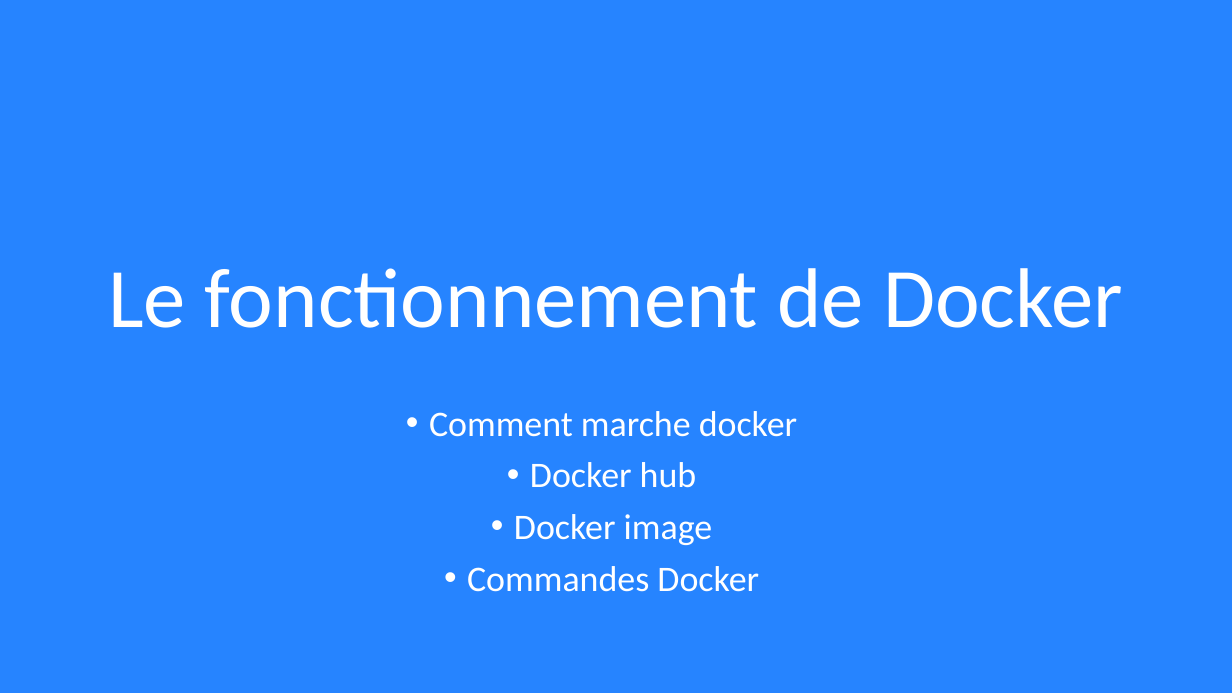
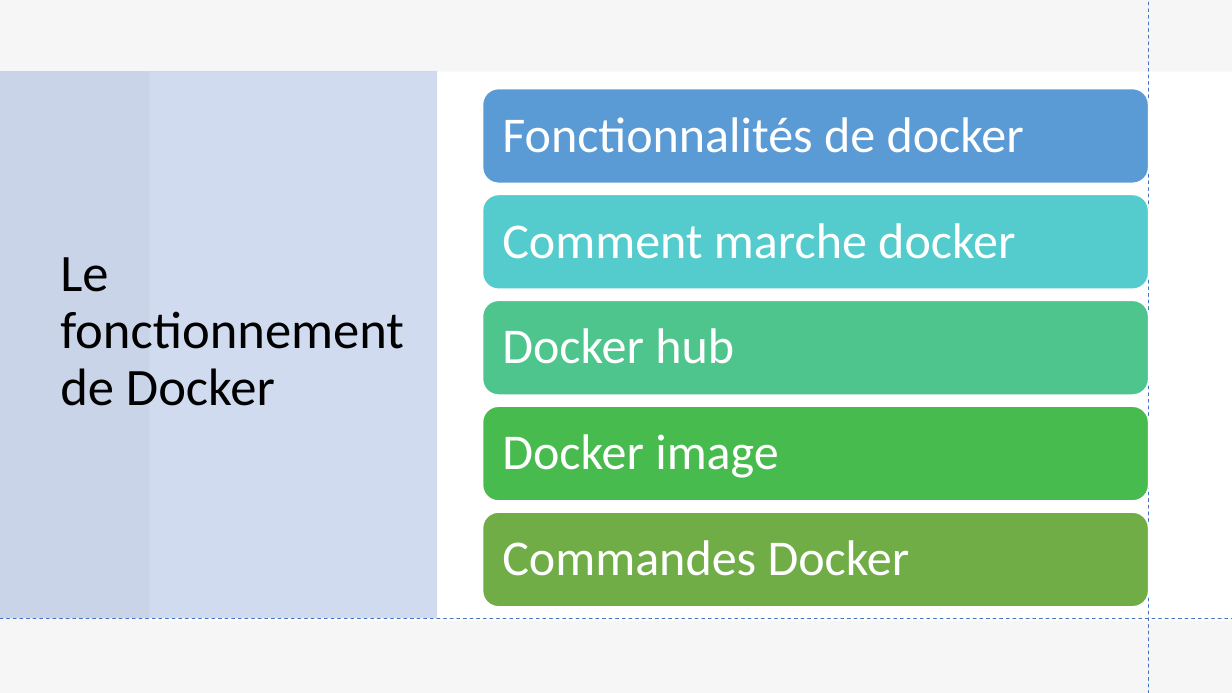
Before and after one commit to lukihd/Labo-Cloud-2020-2021, a slide deck: slide 8 of cours/docker/DOCKER.pptx. Drawn at 1232x693 pixels with LibreOffice and Linux fonts; fonts in the diff are those of the drawing. Boxes give left, top, right and bottom in pixels: in the first picture for what was removed or moved away, otherwise in the second. Text is boxed around its words. In the diff, an @@ line names an element or a change of style, - is before the commit and + after.

```diff
--- a/cours/docker/DOCKER.pptx
+++ b/cours/docker/DOCKER.pptx
@@ background #2684FF to #E7E6E6 at 35% opacity @@
@@ rectangle added at (0, 0, 1232, 693), fill #FFFFFF @@
@@ rectangle added at (0, 0, 1232, 693), fill #E7E6E6 at 35% opacity @@
@@ line added from (1149, 693) to (1149, 1), #4472C4 0.75 pt dashed @@
@@ rectangle added at (0, 72, 438, 619), fill #4472C4 at 25% opacity @@
@@ title "Le fonctionnement de Docker": place and size @@
-title "Le fonctionnement de Docker" at (108, 268, 1123, 328)
+title "Le fonctionnement de Docker" at (60, 257, 404, 406)
@@ title "Le fonctionnement de Docker" at (60, 257, 404, 406): size 66 to 41 pt, text colour #FFFFFF to #000000; alignment centre to left @@
@@ rectangle added at (150, 72, 1232, 621), fill #FFFFFF @@
@@ text removed at (429, 411, 797, 592) @@
-• Comment marche docker
-• Docker hub
-• Docker image
-• Commandes Docker
@@ group added at (482, 89, 1149, 606): 5 rounded rectangles, 5 texts @@
+Fonctionnalités de docker
+Comment marche docker
+Docker hub
+Docker image
+Commandes Docker
@@ line added from (0, 618) to (1232, 618), #4472C4 0.75 pt dashed @@
```
Also in this commit, not shown: 11 other slides changed, 2 slides added, 1 slide removed.
